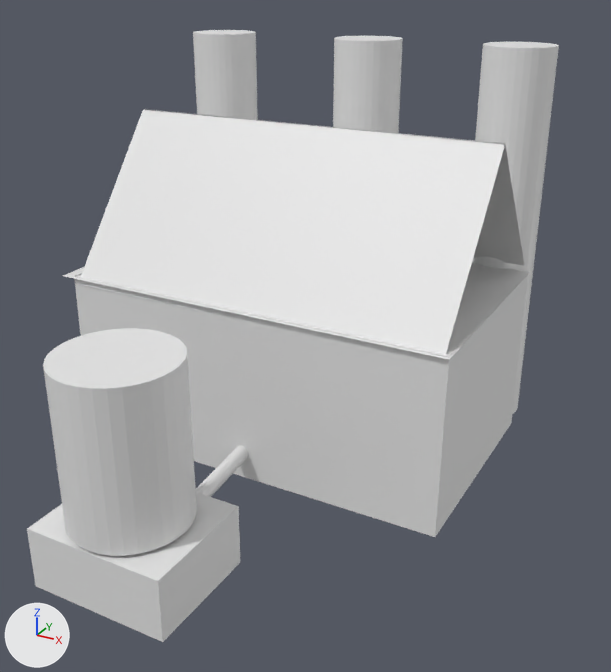
An edit to the OBJ model mods/industrial_era/models/building_types/oil_refinery.obj, drawn before and after from the same camera.
Both versions are drawn from a 50 mm camera at (6.62, -11.94, 6.31) aimed at (0.71, -1.2, 0.94). Lighting does not change. The marker at lower left points along +X, +Y and +Z. Materials are left out; every surface is plain grey. Where no turn or scale is listed for an object, it has been applied to the vertices.

Objects in the first picture: 'Cube', 'Cube.004_Cube.005', 'Cylinder', 'Cylinder.001_Cylinder.002', 'Cylinder.002_Cylinder.003', 'Cylinder.003_Cylinder.006', 'Cylinder.004_Cylinder.007', 'Plane', 'Plane.001', 'Plane.002'.
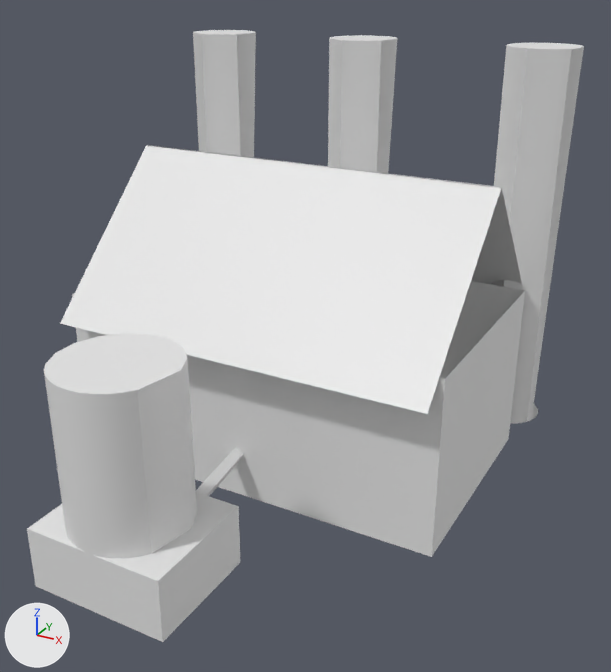
Pixel boxes [x1, y1, x2, y2] of what changed, in the pictures (611 x 672 px; the box of a moved part takes in the faces that stretch with it):
'Plane.002', reshaped (8% wider, 10% taller): before [78, 110, 505, 354]; after [60, 145, 522, 414]
'Cube', deleted: before [74, 273, 528, 537]
'Cube.001', reshaped (not visible before): after [72, 281, 525, 557]
'Cylinder.004_Cylinder.007', reshaped: before [43, 328, 197, 556]; after [44, 333, 197, 559]
'Cylinder.002_Cylinder.002', added: after [490, 42, 584, 423]
'Cylinder', deleted: before [472, 42, 559, 413]
'Cylinder.001_Cylinder.002', reshaped: before [333, 36, 403, 133]; after [328, 35, 397, 173]
'Plane.001', deleted: before [63, 263, 530, 360]
'Plane', deleted: before [144, 109, 524, 266]
part 2 of me_cylinder_001_cylinder_002, moved or reshaped: before [333, 36, 403, 133]; after [328, 35, 397, 173]

What changed in the scene script:
```text
Change me_cube_001:
    used by ob_cube_001; location = (0.0, 0.0, 0.0)
    remove me_cube_001.from_pydata(...)  # 8 vertices, 6 faces; spans x -0.03..0.03, y -0.04..0.04, z 1.17..3.78
    add me_cube_001.from_pydata(...)  # 8 vertices, 4 faces; spans x -3.33..3.33, y -2.08..1.89, z -1.78..1.19
    me_cube_001 part 1: the whole mesh is rebuilt
Change me_cylinder_001_cylinder_002:
    used by ob_cylinder_001_cylinder_002; location = (0.0, 0.0, 0.0)
    remove me_cylinder_001_cylinder_002.from_pydata(...)  # 64 vertices, 34 faces; spans x -0.67..0.54, y 1.91..3.12, z -1.5..5.11
    add me_cylinder_001_cylinder_002.from_pydata(...)  # 58 vertices, 5 faces; spans x -0.77..0.44, y 1.91..3.12, z -1.5..5.11
    me_cylinder_001_cylinder_002 part 2: 64 vertices removed from x -0.67..0.54, y 1.91..3.12, z -1.5..5.11; 58 vertices added at x -0.77..0.44, y 1.91..3.12, z -1.5..5.11
    me_cylinder_001_cylinder_002 part 3: the surface is now shaded smooth
Change me_cylinder_004_cylinder_007:
    used by ob_cylinder_004_cylinder_007; location = (0.0, 0.0, 0.0)
    remove me_cylinder_004_cylinder_007.from_pydata(...)  # 64 vertices, 34 faces; spans x -0.9..0.84, y -5.6..-3.84, z -0.49..1.86
    add me_cylinder_004_cylinder_007.from_pydata(...)  # 42 vertices, 63 faces; spans x -0.88..0.82, y -5.6..-3.84, z -0.56..1.79
    me_cylinder_004_cylinder_007 part 4: the whole mesh is rebuilt
Change me_plane_002:
    where me_plane_002.from_pydata(...)  # 4 vertices, 1 face; spans x -3.26..3.26, y -1.98..0.1, z 1.37..3.97
    used by ob_plane_002; location = (0.0, 0.0, 0.0)
    verts and faces of me_plane_002; kept vertices keep their numbers, new ones are numbered from 4
    before: 0 (3.26, -1.95, 1.37) at pixel (443, 363), 1 (-3.25, -1.98, 1.37) at pixel (77, 283), 2 (3.25, 0.1, 3.97) at pixel (505, 143), 3 (-3.26, 0.07, 3.97) at pixel (142, 109)
    me_plane_002 part 5
    add delete_vertices([*range(0, 4)])  # with the faces that use them
    add verts[4] = (3.26, -2.46, 0.83)  # pixel (427, 414)
    add verts[5] = (3.25, 0.12, 3.33)  # pixel (501, 187)
    add verts[6] = (-3.26, 0.09, 3.33)  # pixel (146, 145)
    add verts[7] = (-3.25, -2.49, 0.83)  # pixel (60, 323)
    add verts[8] = (-3.25, 2.3, 0.86)
    add verts[9] = (-3.25, 0.1, 3.35)  # pixel (146, 144)
    add verts[10] = (3.25, 0.1, 3.35)  # pixel (501, 186)
    add verts[11] = (3.25, 2.3, 0.86)
    add faces += [(4, 5, 6, 7), (8, 9, 10, 11)]
Add me_cylinder_002_cylinder_002:
    me_cylinder_002_cylinder_002.from_pydata(...)  # 58 vertices, 5 faces; spans x 2.46..3.66, y 1.91..3.12, z -1.5..5.11
Remove ob_cube:
    ob_cube = bpy.data.objects.new('Cube', me_cube)
    ob_cube.location = (0.0, 0.0, 0.0)
Remove ob_cylinder:
    ob_cylinder = bpy.data.objects.new('Cylinder', me_cylinder)
    ob_cylinder.location = (0.0, 0.0, 0.0)
Remove ob_plane:
    ob_plane = bpy.data.objects.new('Plane', me_plane)
    ob_plane.location = (0.0, 0.0, 0.0)
Remove ob_plane_001:
    ob_plane_001 = bpy.data.objects.new('Plane.001', me_plane_001)
    ob_plane_001.location = (0.0, 0.0, 0.0)
Add ob_cylinder_002_cylinder_002:
    ob_cylinder_002_cylinder_002 = bpy.data.objects.new('Cylinder.002_Cylinder.002', me_cylinder_002_cylinder_002)
    ob_cylinder_002_cylinder_002.location = (0.0, 0.0, 0.0)
```
